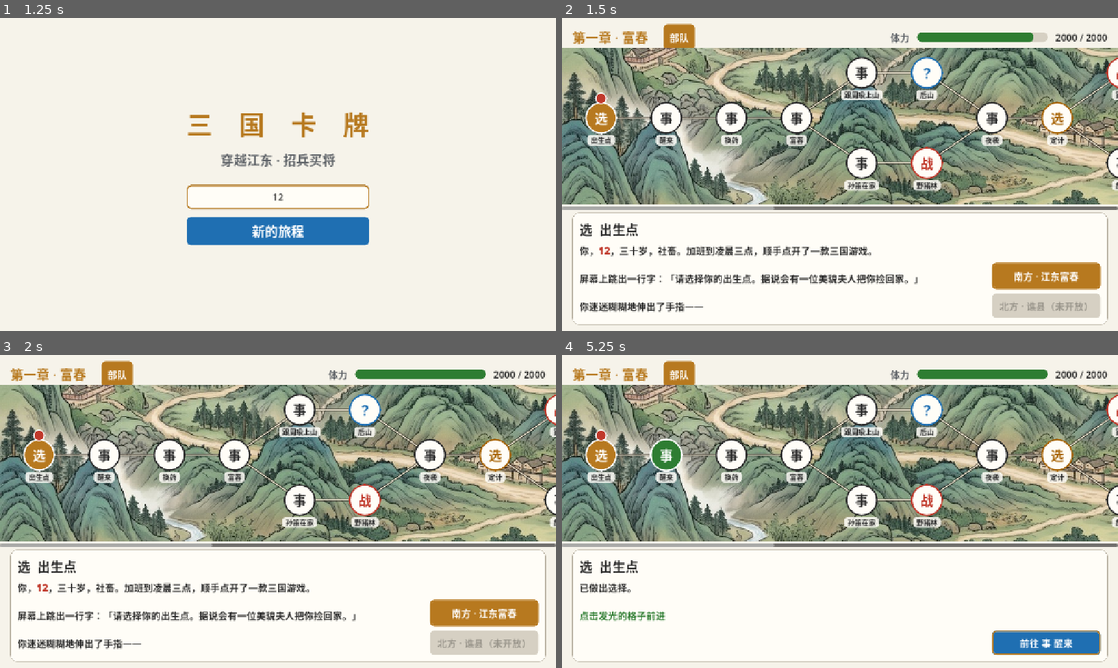
Above: before the commit, frames 1-4 (two rows, left to right).
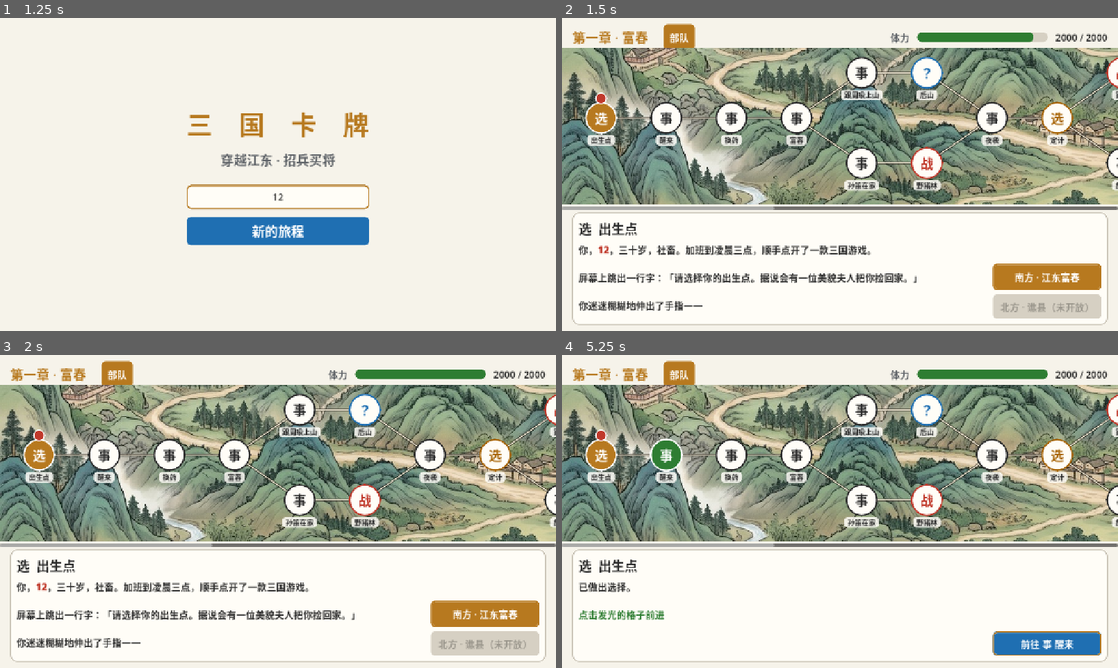
Above: after the commit, the same moments.

Repository: haotianwudev/sanguo-cards
Game: Godot game, scene res://scenes/main.tscn
Same seed, same stepped clock (60 frames per second), same inputs: the game is played once before the commit and once after it.
Inputs (mouse positions are in pixels of both pictures, inside the frame that each line leads up to):
- Up to frame 1 (1.25 s): click (278, 196) at 0.52 s; type "12" at 0.6 s
- Up to frame 2 (1.5 s): click "新的旅程" at 1.25 s
- Up to frame 3 (2 s): no input
- Up to frame 4 (5.25 s): click "部队" at 2 s; click "南方 · 江东富春" at 2.75 s; click "自动编成" at 3.5 s; click "完成" at 4.25 s; tap Enter (ui_accept) at 5 s; move the mouse to (962, 495) at 5.02 s; hold D from 5.03 s (still down); tap E at 5.1 s; click (962, 495) at 5.17 s

Frame 1 is identical in both runs. In frame 2, 4.0% of the frame differs, in the area x 2-98%, y 62-98%; in frame 3, 4.0%; in frame 4, 1.5%.

Commit message:
Rance X style CG mode: a story square with a CG makes it fill the screen with the text box over it; a top-bar tab switches between the CG and the map; cg demo
Co-Authored-By: Claude Opus 5.5 <noreply@anthropic.com>
Claude-Session: https://claude.ai/code/session_01KHm8b4T1h3CjcdmfBKpVSV

Diff:
--- a/godot/scripts/game.gd
+++ b/godot/scripts/game.gd
@@ -172,6 +172,12 @@
 			var ts := TitleScreen.new()
 			show_screen(ts)
 			ts.call_deferred("_replay_menu", ts._col, save)
+		"cg":  # standing on a story square that has a CG (醒来)
+			var q: Dictionary = GameData.get_db().quests[0]
+			Quests.begin(q, save)
+			Quests.resolve(q, save, rng, 0)
+			Quests.move(q, save, "wake")
+			show_screen(MapScreen.new())
 		"tiers":  # 铜 / 银 / 金 frames
 			save.owned = ["sunce", "zhouyu", "sunjian"]
 			save.dupes = {"zhouyu": 2, "sunjian": 4}
--- a/godot/scripts/ui/map_screen.gd
+++ b/godot/scripts/ui/map_screen.gd
@@ -18,6 +18,10 @@
 var _nodes: Dictionary = {}  # square id -> Button
 var _pulses: Array = []
 var _sheet: PanelContainer
+var _cg_view: TextureRect  # Rance X style: a story CG fills the screen, the text box sits over it
+var _cg_tab: Button  # switch between the CG and the map
+var _cg_mode := false
+var _cg_square := ""  # the square whose CG was last shown (a new one switches to the CG again)
 var _sheet_box: VBoxContainer
 var _hp_bar: ProgressBar
 var _hp_label: Label
@@ -77,6 +81,23 @@
 	_lines = MapLines.new()
 	_lines.mouse_filter = Control.MOUSE_FILTER_IGNORE
 	_layer.add_child(_lines)
+
+	# story CG (behind the top bar and the text box)
+	_cg_view = TextureRect.new()
+	_cg_view.expand_mode = TextureRect.EXPAND_IGNORE_SIZE
+	_cg_view.stretch_mode = TextureRect.STRETCH_KEEP_ASPECT_COVERED
+	_cg_view.size = Vector2(1280, 720)
+	_cg_view.mouse_filter = Control.MOUSE_FILTER_IGNORE
+	_cg_view.visible = false
+	add_child(_cg_view)
+	move_child(_cg_view, 0)
+	_cg_tab = Kit.button("查看地图", "purple")
+	_cg_tab.visible = false
+	_cg_tab.pressed.connect(func():
+		_cg_mode = not _cg_mode
+		_apply_cg_mode())
+	top.add_child(_cg_tab)
+	top.move_child(_cg_tab, 2)
 
 	# bottom panel
 	_sheet = PanelContainer.new()
@@ -368,13 +389,14 @@
 	_sheet_box.add_child(row)
 
 	var art := Kit.cg(ev.get("cg", s["cg"]))
-	if art != null:  # a story illustration replaces the portraits
-		var pic := TextureRect.new()
-		pic.texture = art
-		pic.expand_mode = TextureRect.EXPAND_IGNORE_SIZE
-		pic.stretch_mode = TextureRect.STRETCH_KEEP_ASPECT_COVERED
-		pic.custom_minimum_size = Vector2(320, 180)
-		row.add_child(pic)
+	_cg_view.texture = art
+	_cg_tab.visible = art != null
+	if art == null:
+		_cg_mode = false
+	elif _cg_square != s["id"]:  # arriving at a square with a CG: the CG takes the screen
+		_cg_square = s["id"]
+		_cg_mode = true
+	_apply_cg_mode()
 	for key in (ev.get("portraits", s["portraits"]) if art == null else []):
 		var tex := Kit.portrait(key, 0.75, 5.0)
 		if tex != null:
@@ -611,6 +633,17 @@
 	o.set_anchors_preset(Control.PRESET_FULL_RECT)
 	o.picked.connect(func(i): o.queue_free(); _resolve(i))
 	add_child(o)
+
+
+func _apply_cg_mode() -> void:
+	## CG mode: the illustration fills the screen, the map hides, the text box turns translucent over the picture
+	_cg_view.visible = _cg_mode
+	_scroll.visible = not _cg_mode
+	_cg_tab.text = "查看地图" if _cg_mode else "查看 CG"
+	var bg := Kit.c("card")
+	if _cg_mode:
+		bg.a = 0.86
+	_sheet.add_theme_stylebox_override("panel", Kit.box(bg, 14, 2, Kit.c("gold") if _cg_mode else Kit.c("border"), 14))
 
 
 func _open_party() -> void:
Not shown, changed: .claude/skills/sanguo-dev/SKILL.md
